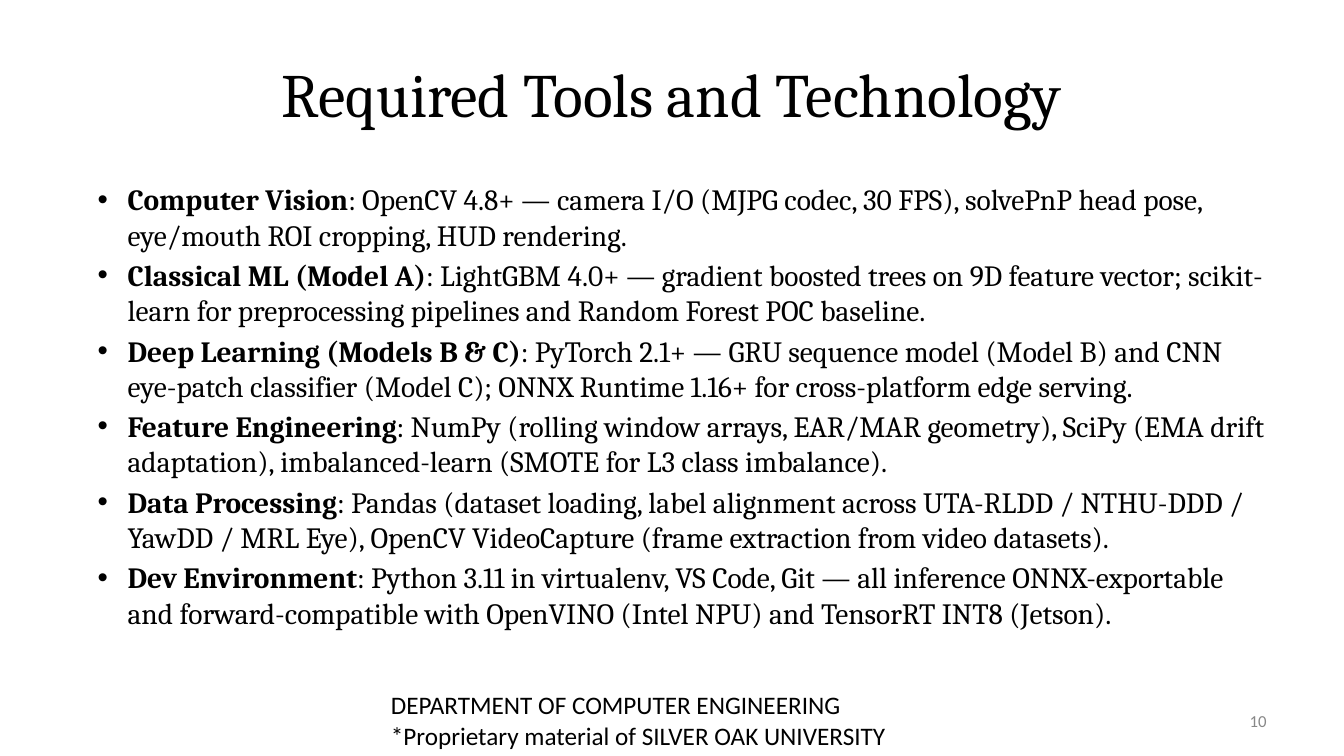
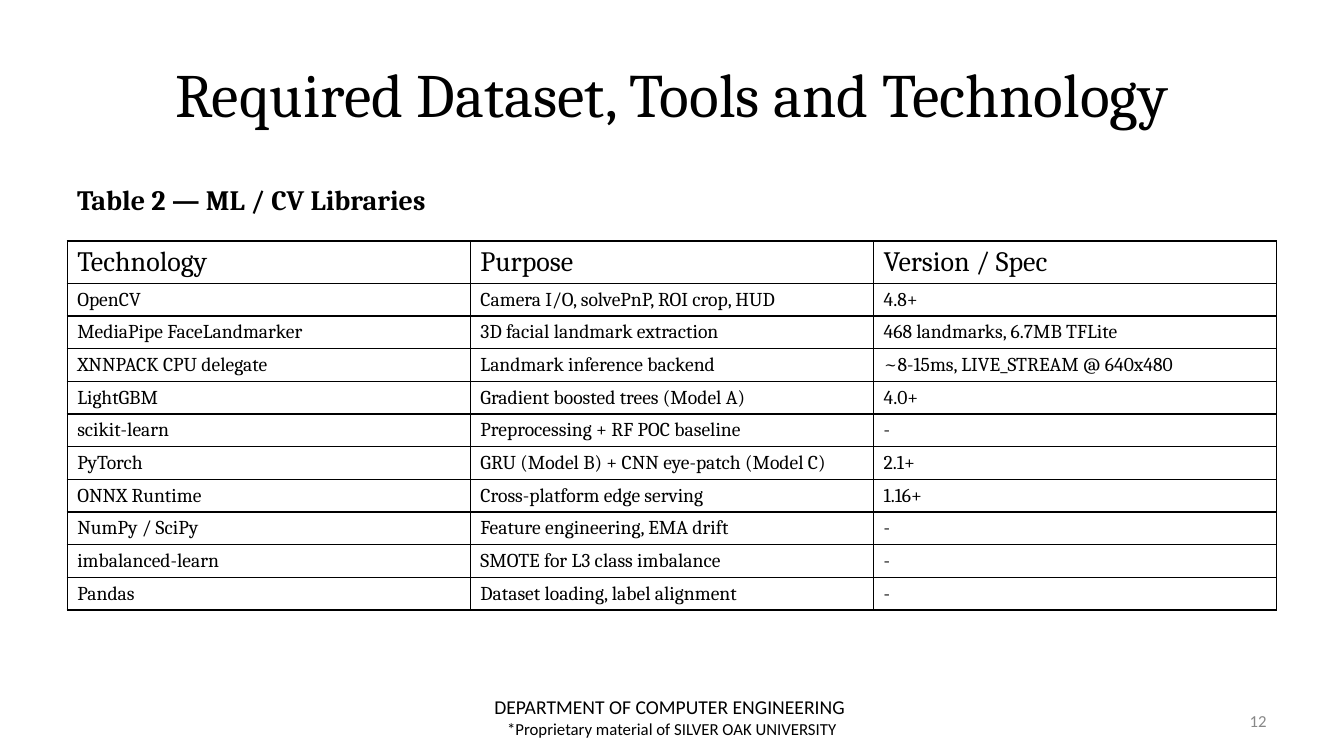
Before and after one commit to zoro1126/ALERT, a slide deck: slide 12 of review_docs/Review-2/NEW_Presentation_ALERT_CE_AIML_31.pptx (slide 10 before the commit). Drawn at 1344x756 pixels with LibreOffice and Linux fonts; fonts in the diff are those of the drawing; background and template pictures are left out. Boxes give left, top, right and bottom in pixels: in the first picture for what was removed or moved away, otherwise in the second. Text is boxed around its words. In the diff, an @@ line names an element or a change of style, - is before the commit and + after.

Commit message:
fully updated pptx file with correct content and format

```diff
--- a/review_docs/Review-2/NEW_Presentation_ALERT_CE_AIML_31.pptx
+++ b/review_docs/Review-2/NEW_Presentation_ALERT_CE_AIML_31.pptx
@@ title at (175,74,1167,131): text changed @@
-Required Tools and Technology
+Required Dataset, Tools and Technology
@@ text added at (77,190,426,211), 20 pt, text #000000, bold @@
+Table 2 — ML / CV Libraries
@@ text removed at (128,189,1264,630) @@
-• Computer Vision: OpenCV 4.8+ — camera I/O (MJPG codec, 30 FPS), solvePnP head pose, eye/mouth ROI cropping, HUD rendering.
-• Classical ML (Model A): LightGBM 4.0+ — gradient boosted trees on 9D feature vector; scikit-learn for preprocessing pipelines and Random Forest POC baseline.
-• Deep Learning (Models B & C): PyTorch 2.1+ — GRU sequence model (Model B) and CNN eye-patch classifier (Model C); ONNX Runtime 1.16+ for cross-platform edge serving.
-• Feature Engineering: NumPy (rolling window arrays, EAR/MAR geometry), SciPy (EMA drift adaptation), imbalanced-learn (SMOTE for L3 class imbalance).
-• Data Processing: Pandas (dataset loading, label alignment across UTA-RLDD / NTHU-DDD / YawDD / MRL Eye), OpenCV VideoCapture (frame extraction from video datasets).
-• Dev Environment: Python 3.11 in virtualenv, VS Code, Git — all inference ONNX-exportable and forward-compatible with OpenVINO (Intel NPU) and TensorRT INT8 (Jetson).
@@ table added at (68,241,1277,621), 11 rows, 3 columns @@
+Technology | Purpose | Version / Spec
+OpenCV | Camera I/O, solvePnP, ROI crop, HUD | 4.8+
+MediaPipe FaceLandmarker | 3D facial landmark extraction | 468 landmarks, 6.7MB TFLite
+XNNPACK CPU delegate | Landmark inference backend | ~8-15ms, LIVE_STREAM @ 640x480
+LightGBM | Gradient boosted trees (Model A) | 4.0+
+scikit-learn | Preprocessing + RF POC baseline | -
+PyTorch | GRU (Model B) + CNN eye-patch (Model C) | 2.1+
+ONNX Runtime | Cross-platform edge serving | 1.16+
+NumPy / SciPy | Feature engineering, EMA drift | -
+imbalanced-learn | SMOTE for L3 class imbalance | -
+Pandas | Dataset loading, label alignment | -
@@ text "DEPARTMENT OF COMPUTER ENGINEERING": place and size @@
-text "DEPARTMENT OF COMPUTER ENGINEERING" at (391,697,885,749)
+text "DEPARTMENT OF COMPUTER ENGINEERING" at (494,701,845,738)
@@ text "DEPARTMENT OF COMPUTER ENGINEERING" at (494,701,845,738): size 18 to 14 pt in "DEPARTMENT OF COMPUTER ENGINEERING"; size 18 to 12 pt in "*Proprietary material of SILVER OAK UNIVERSITY"; alignment left to centre @@
@@ page number at (1250,716,1267,727): text changed @@
-10
+12
```
Also in this commit, not shown: 14 other slides changed, 4 slides added, 2 slides removed.
